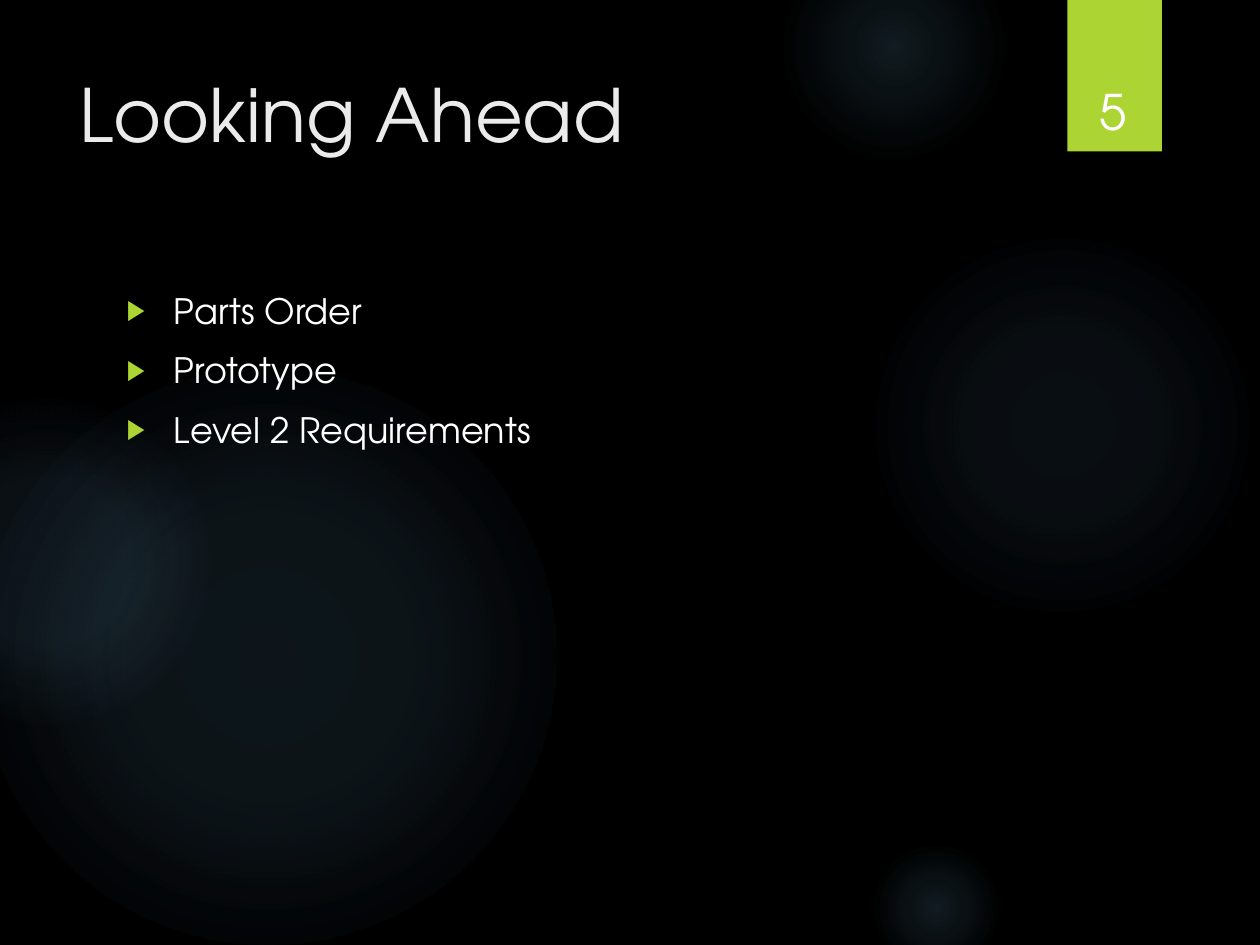
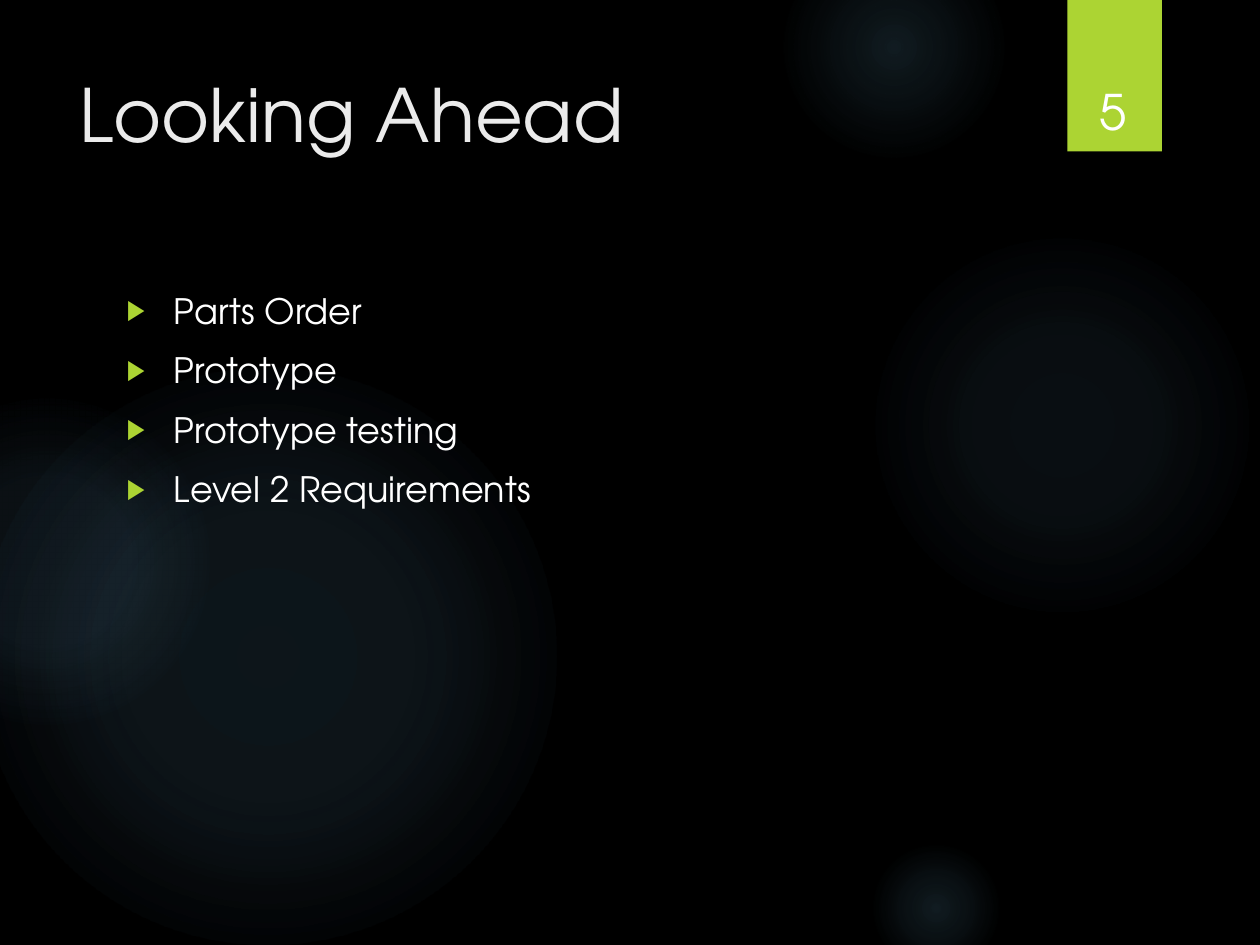
Before and after one commit to powellb1/CapStone, a slide deck: slide 5 of Documentation/Class Presentations/Are We There Yet Progress Report 4.pptx. Drawn at 1260x945 pixels with LibreOffice and Linux fonts; fonts in the diff are those of the drawing; background and template pictures are left out. Boxes give left, top, right and bottom in pixels: in the first picture for what was removed or moved away, otherwise in the second. Text is boxed around its words. In the diff, an @@ line names an element or a change of style, - is before the commit and + after.

```diff
--- a/Documentation/Class Presentations/Are We There Yet Progress Report 4.pptx
+++ b/Documentation/Class Presentations/Are We There Yet Progress Report 4.pptx
@@ text at (x1=174, y1=417, x2=459, y2=451): paragraph added @@
+▶ Prototype testing
```
Also in this commit, not shown: 3 other slides changed, 1 other file.
